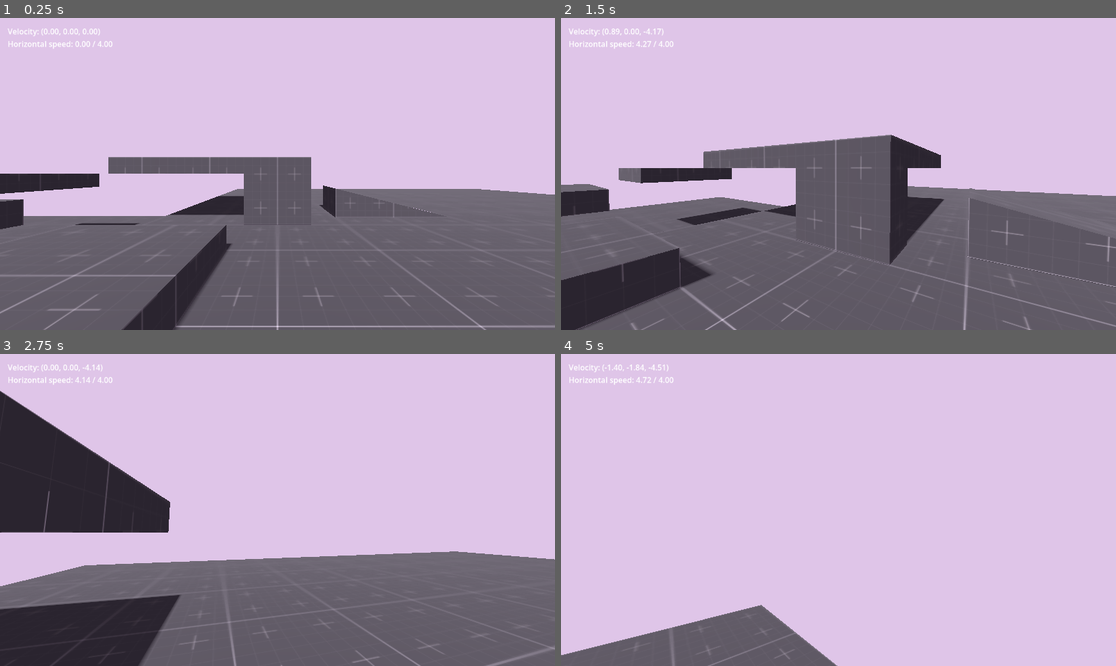
Above: before the commit, frames 1-4 (two rows, left to right).
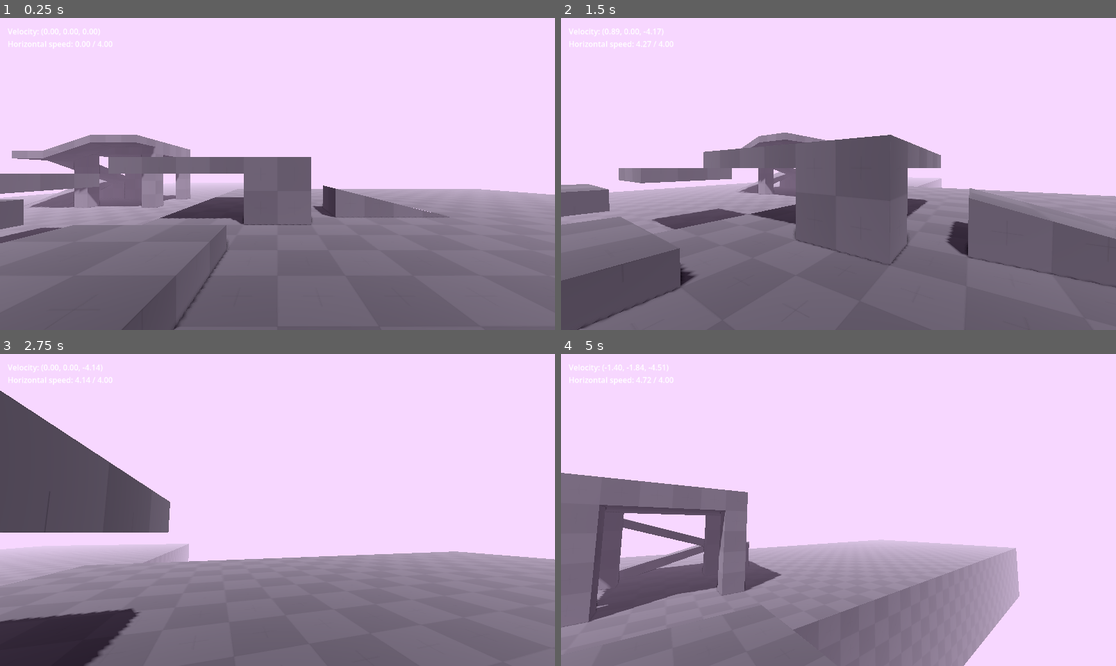
Above: after the commit, the same moments.

Repository: Falkimore/first-person-quake-movement
Game: Godot game, scene res://main.tscn
Two runs of this game, one before a commit and one after it. Both use one fixed random seed, a clock stepped at 60 frames per second and the inputs below.
Inputs (mouse positions are in pixels of both pictures, inside the frame that each line leads up to):
- Up to frame 1 (0.25 s): no input
- Up to frame 2 (1.5 s): tap Enter at 0.5 s; move the mouse to (866, 174) at 0.52 s; hold W (move_forward) from 0.53 s (still down); tap Space (jump) at 0.77 s; move the mouse to (810, 174) at 1.27 s
- Up to frame 3 (2.75 s): keep holding W (move_forward); tap Space (jump) at 1.52 s; move the mouse to (288, 503) at 2.02 s
- Up to frame 4 (5 s): keep holding W (move_forward); move the mouse to (832, 516) at 2.77 s; tap Space (jump) at 3.02, 3.77, 4.52 s; move the mouse to (877, 513) at 3.52 s; move the mouse to (794, 506) at 4.27 s

The runs differ from the first frame. In frame 1, 20% of the frame differs, in the area x 0-100%, y 37-100%; in frame 2, 18%; in frame 3, 26%; in frame 4, 32%, in the area x 0-83%, y 38-100%.

Commit message:
update test level

Diff:
--- a/main.tscn
+++ b/main.tscn
@@ -6,27 +6,26 @@
 [sub_resource type="Environment" id="Environment_0xm2m"]
 background_mode = 1
 background_color = Color(0.8736, 0.7735, 0.91, 1)
+ssao_enabled = true
+fog_enabled = true
+fog_light_color = Color(0.8745098, 0.77254903, 0.9098039, 1)
+fog_sun_scatter = 0.05
+adjustment_enabled = true
+adjustment_contrast = 1.25
 
 [node name="Main" type="Node3D" unique_id=1485923712]
 
+[node name="WorldEnvironment" type="WorldEnvironment" parent="." unique_id=1039983827]
+environment = SubResource("Environment_0xm2m")
+
 [node name="DirectionalLight3D" type="DirectionalLight3D" parent="." unique_id=510575412]
-transform = Transform3D(1, 0, 0, 0, 0.7126508, 0.701519, 0, -0.701519, 0.7126508, 0, 3.488275, 0)
+transform = Transform3D(0.8796236, -0.33369172, 0.3389868, -0.08067728, 0.5976654, 0.797676, -0.46877858, -0.72900325, 0.49879932, 0, 3.488275, 0)
 shadow_enabled = true
 
 [node name="Player" parent="." unique_id=84106579 instance=ExtResource("1_ig7tw")]
 
 [node name="Level" type="CSGCombiner3D" parent="." unique_id=1331697069]
 use_collision = true
-
-[node name="CSGBox3D" type="CSGBox3D" parent="Level" unique_id=1008441600]
-transform = Transform3D(1, 0, 0, 0, 1, 0, 0, 0, 1, 8, -0.5, -8)
-size = Vector3(24, 1, 24)
-material = ExtResource("1_0xm2m")
-
-[node name="CSGBox3D7" type="CSGBox3D" parent="Level" unique_id=110852543]
-transform = Transform3D(1, 0, 0, 0, 1, 0, 0, 0, 1, -10, -1.5, -4)
-size = Vector3(12, 1, 16)
-material = ExtResource("1_0xm2m")
 
 [node name="CSGBox3D2" type="CSGBox3D" parent="Level" unique_id=125165633]
 transform = Transform3D(1, 0, 0, 0, 1, 0, 0, 0, 1, 0, 0.5, -6.5)
@@ -58,17 +57,83 @@
 size = Vector3(3, 0.5, 3)
 material = ExtResource("1_0xm2m")
 
-[node name="CSGPolygon3D" type="CSGPolygon3D" parent="Level" unique_id=2092510170]
+[node name="Ground" type="CSGCombiner3D" parent="Level" unique_id=608639584]
+
+[node name="CSGBox3D" type="CSGBox3D" parent="Level/Ground" unique_id=1008441600]
+transform = Transform3D(1, 0, 0, 0, 1, 0, 0, 0, 1, 8, -4, -8)
+size = Vector3(24, 8, 24)
+material = ExtResource("1_0xm2m")
+
+[node name="CSGBox3D7" type="CSGBox3D" parent="Level/Ground" unique_id=110852543]
+transform = Transform3D(1, 0, 0, 0, 1, 0, 0, 0, 1, -16.5, -4.5, -27)
+size = Vector3(25, 7, 62)
+material = ExtResource("1_0xm2m")
+
+[node name="CSGPolygon3D" type="CSGPolygon3D" parent="Level/Ground" unique_id=2092510170]
 transform = Transform3D(1, 0, 0, 0, 1, 0, 0, 0, 1, 2, 0, -7)
 polygon = PackedVector2Array(0, 0, 0, 1, 4, 0)
 depth = 2.0
 material = ExtResource("1_0xm2m")
 
-[node name="CSGPolygon3D2" type="CSGPolygon3D" parent="Level" unique_id=1144932338]
+[node name="CSGPolygon3D2" type="CSGPolygon3D" parent="Level/Ground" unique_id=1144932338]
 transform = Transform3D(1, 0, 0, 0, 1, 0, 0, 0, 1, -8, -1, 4)
 polygon = PackedVector2Array(0, 0, 4, 1, 4, 0)
 depth = 4.0
 material = ExtResource("1_0xm2m")
 
-[node name="WorldEnvironment" type="WorldEnvironment" parent="." unique_id=1039983827]
-environment = SubResource("Environment_0xm2m")
+[node name="Tunnel" type="CSGCombiner3D" parent="Level" unique_id=2061512636]
+
+[node name="CSGBox3D8" type="CSGBox3D" parent="Level/Tunnel" unique_id=493359567]
+transform = Transform3D(1, 0, 0, 0, 1, 0, 0, 0, 1, -12, 1.5, -18)
+use_collision = true
+size = Vector3(6, 5, 6)
+material = ExtResource("1_0xm2m")
+
+[node name="CSGBox3D9" type="CSGBox3D" parent="Level/Tunnel" unique_id=1017963832]
+transform = Transform3D(1, 0, 0, 0, 1, 0, 0, 0, 1, -12, 0.5, -18)
+operation = 2
+use_collision = true
+size = Vector3(4, 5, 6)
+material = ExtResource("1_0xm2m")
+
+[node name="CSGBox3D10" type="CSGBox3D" parent="Level/Tunnel" unique_id=1026512486]
+transform = Transform3D(1, 0, 0, 0, 1, 0, 0, 0, 1, -12, 0.5, -18)
+operation = 2
+use_collision = true
+size = Vector3(6, 5, 4)
+material = ExtResource("1_0xm2m")
+
+[node name="Stairs" type="CSGCombiner3D" parent="Level" unique_id=1641596288]
+
+[node name="CSGPolygon3D" type="CSGPolygon3D" parent="Level/Stairs" unique_id=458493938]
+transform = Transform3D(-4.371139e-08, 0, -1, 0, 1, 0, 1, 0, -4.371139e-08, -19, -2, -17)
+polygon = PackedVector2Array(-4, 2.5, -4, 3, 2, 1, 2, 0.5)
+depth = 2.0
+material = ExtResource("1_0xm2m")
+
+[node name="CSGBox3D" type="CSGBox3D" parent="Level/Stairs" unique_id=1662103068]
+transform = Transform3D(-4.371139e-08, 0, -1, 0, 1, 0, 1, 0, -4.371139e-08, -17, 0, -22)
+size = Vector3(2, 2, 4)
+material = ExtResource("1_0xm2m")
+
+[node name="CSGPolygon3D2" type="CSGPolygon3D" parent="Level/Stairs" unique_id=72548770]
+transform = Transform3D(1.3113416e-07, 0, 1, 0, 1, 0, -1, 0, 1.3113416e-07, -15, 0, -19)
+polygon = PackedVector2Array(-4, 2.5, -4, 3, 2, 1, 2, 0.5)
+depth = 2.0
+material = ExtResource("1_0xm2m")
+
+[node name="CSGPolygon3D3" type="CSGPolygon3D" parent="Level/Stairs" unique_id=1410683221]
+transform = Transform3D(-1, 0, 8.742277e-08, 0, 1, 0, -8.742277e-08, 0, -1, -13, 2, -15)
+polygon = PackedVector2Array(-1, 1.5, -1, 2, 2, 1, 2, 0.5)
+depth = 2.0
+material = ExtResource("1_0xm2m")
+
+[node name="CSGBox3D2" type="CSGBox3D" parent="Level/Stairs" unique_id=1637268279]
+transform = Transform3D(1.3113416e-07, 0, 1, 0, 1, 0, -1, 0, 1.3113416e-07, -16, 2.75, -14)
+size = Vector3(2, 0.5, 2)
+material = ExtResource("1_0xm2m")
+
+[node name="CSGBox3D3" type="CSGBox3D" parent="Level/Stairs" unique_id=1224229691]
+transform = Transform3D(1.3113416e-07, 0, 1, 0, 1, 0, -1, 0, 1.3113416e-07, -10.5, 3.75, -14)
+size = Vector3(2, 0.5, 3)
+material = ExtResource("1_0xm2m")
--- a/project.godot
+++ b/project.godot
@@ -77,7 +77,7 @@
 
 [physics]
 
-3d/default_gravity=15.200000000000003
+3d/default_gravity=15.200000000000005
 
 [rendering]
 
--- a/prototype.tres
+++ b/prototype.tres
@@ -1,6 +1,6 @@
 [gd_resource type="StandardMaterial3D" format=3 uid="uid://dneaed6ieibq1"]
 
-[ext_resource type="Texture2D" uid="uid://bs7n3fierrbgy" path="res://kenney_prototype-textures/PNG/Dark/texture_06.png" id="1_cdc51"]
+[ext_resource type="Texture2D" uid="uid://dhplw40iro1j3" path="res://kenney_prototype-textures/PNG/Dark/texture_09.png" id="1_cdc51"]
 
 [resource]
 albedo_texture = ExtResource("1_cdc51")
Not shown, changed: kenney_prototype-textures/PNG/Dark/texture_01.png.import
Not shown, changed: kenney_prototype-textures/PNG/Dark/texture_03.png.import
Not shown, changed: kenney_prototype-textures/PNG/Dark/texture_04.png.import
Not shown, changed: kenney_prototype-textures/PNG/Dark/texture_05.png.import
Not shown, changed: kenney_prototype-textures/PNG/Dark/texture_06.png.import
Not shown, changed: kenney_prototype-textures/PNG/Dark/texture_09.png.import
